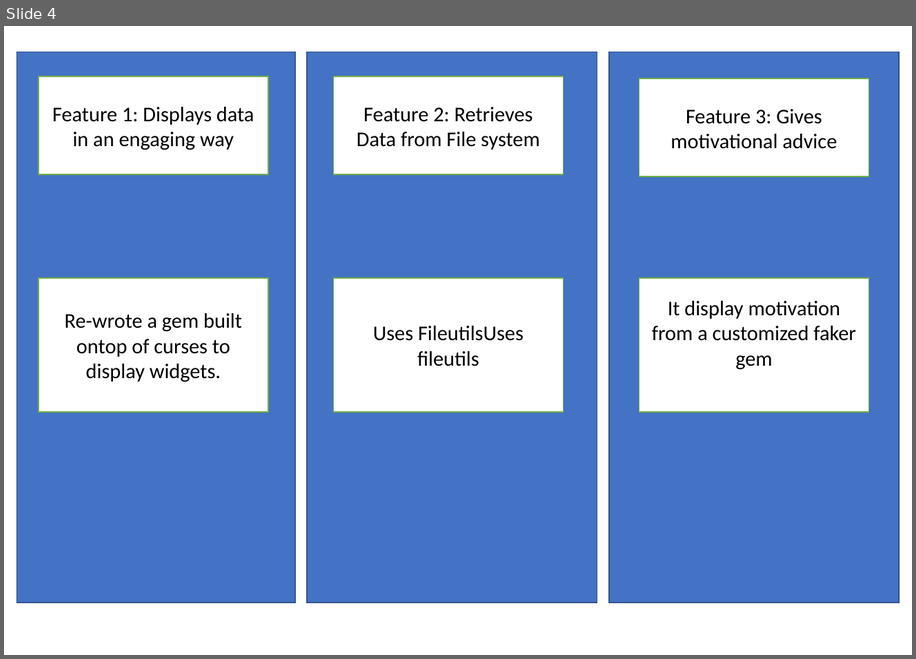
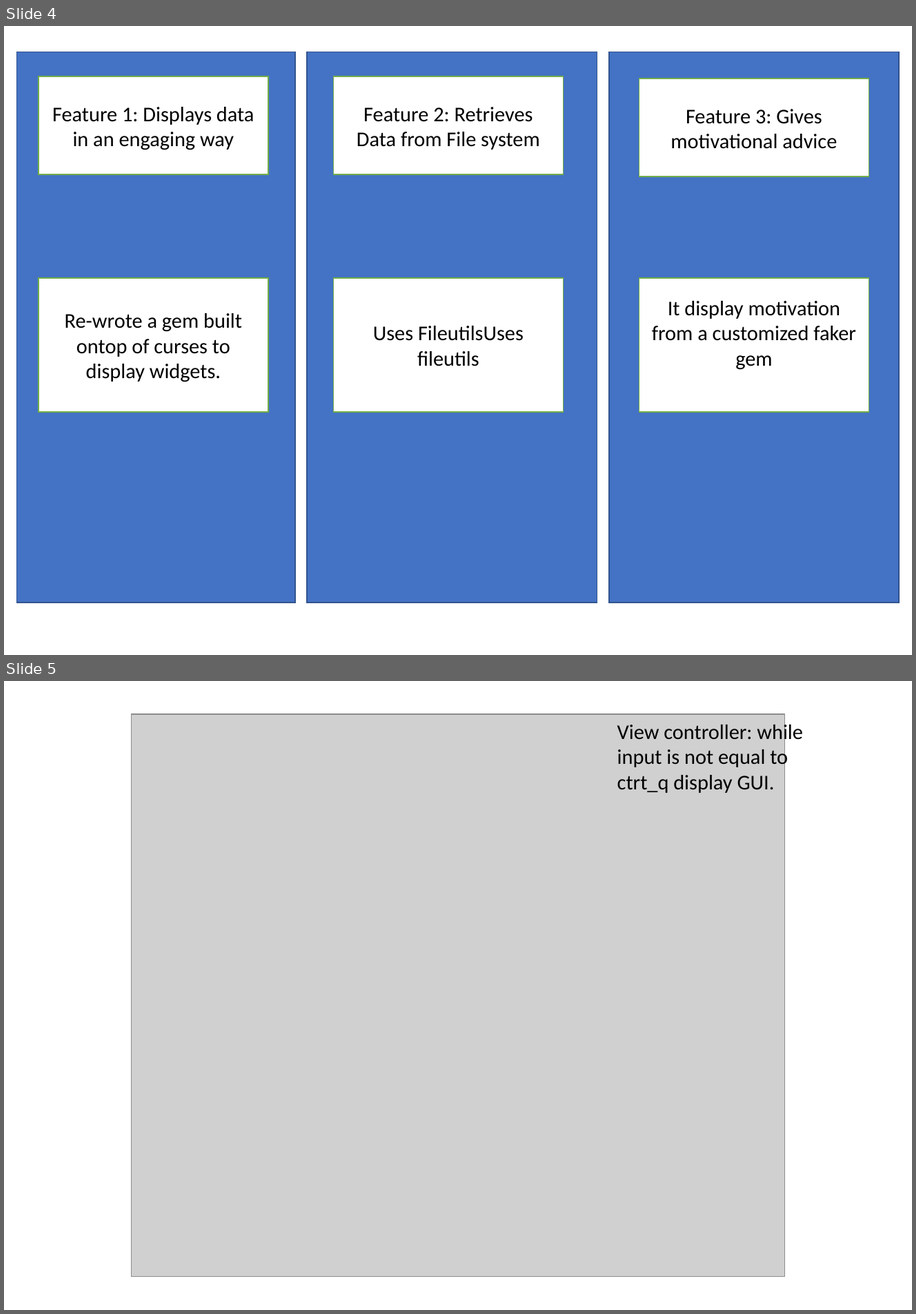
Before and after one commit to s3477631/terminalassignment, a slide deck: DOCS/terminalapp_presentation.pptx. Shown one above the other, each under a label of ours: slide 4 before the commit, slides 4 and 5 after it. The pictures are 916x659 and 916x1314 pixels, drawn with LibreOffice and Linux fonts; fonts in the diff are those of the drawing; grey boxes stand for pictures. Boxes give left, top, right and bottom in pixels: in the first picture for what was removed or moved away, otherwise in the second. Text is boxed around its words. In the diff, an @@ line names an element or a change of style, - is before the commit and + after.

```diff
--- a/DOCS/terminalapp_presentation.pptx
+++ b/DOCS/terminalapp_presentation.pptx
@@ slide 5 added at [4, 681, 912, 1310], background #FFFFFF @@
@@ picture added at [132, 715, 784, 1277] @@
@@ text added at [617, 721, 803, 793], 18 pt, text #000000 @@
+View controller: while input is not equal to ctrt_q display GUI.
```
Also in this commit, not shown: 2 other slides added, 3 other files.
